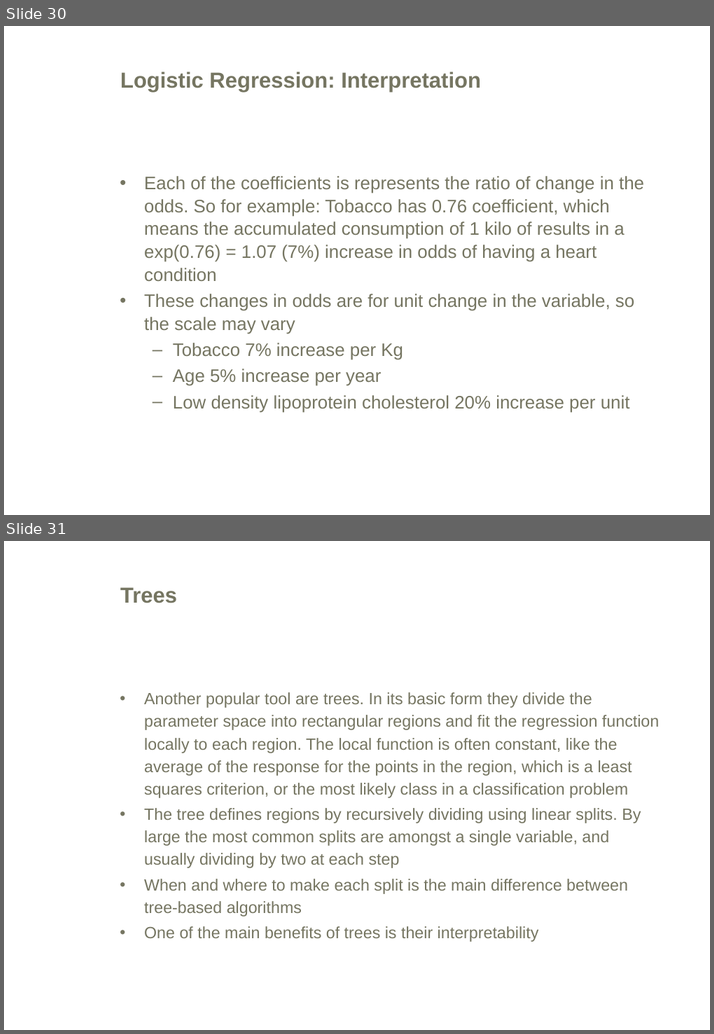
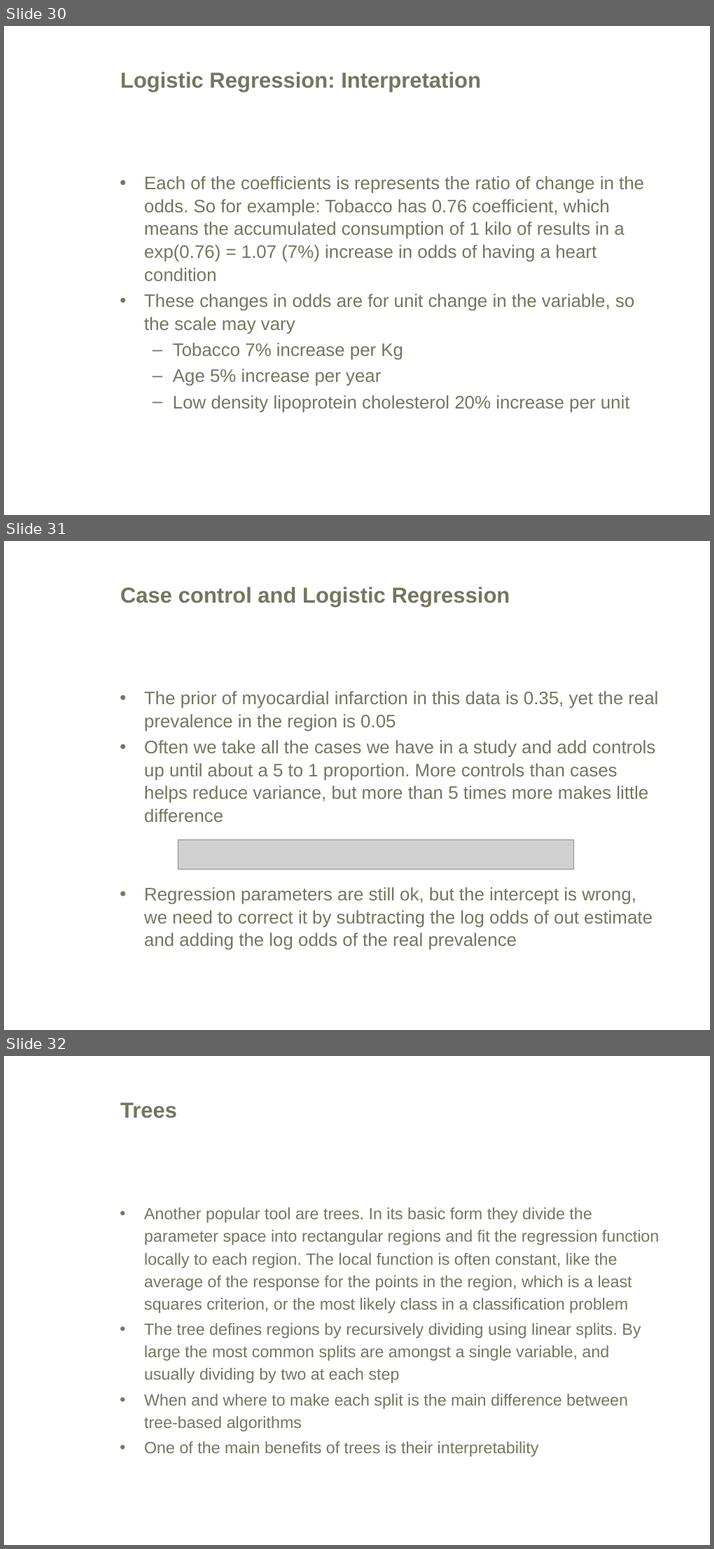
Before and after one commit to mikisvaz/DMPP, a slide deck: Classification/Classification.ppt. Shown one above the other, each under a label of ours: slides 30 and 31 before the commit, slides 30, 31 and 32 after it. The pictures are 714x1034 and 714x1549 pixels, drawn with LibreOffice and Linux fonts; fonts in the diff are those of the drawing; grey boxes stand for pictures; background and template pictures are left out. Boxes give left, top, right and bottom in pixels: in the first picture for what was removed or moved away, otherwise in the second. Text is boxed around its words. In the diff, an @@ line names an element or a change of style, - is before the commit and + after.

```diff
--- a/Classification/Classification.ppt
+++ b/Classification/Classification.ppt
@@ slide 31 added at (x1=4, y1=541, x2=710, y2=1030), background #FFFFFF @@
@@ title added at (x1=120, y1=587, x2=510, y2=607), 24 pt, text #757561, bold @@
+Case control and Logistic Regression
@@ text added at (x1=144, y1=691, x2=658, y2=950), 20 pt, text #757561 @@
+• The prior of myocardial infarction in this data is 0.35, yet the real prevalence in the region is 0.05
+• Often we take all the cases we have in a study and add controls up until about a 5 to 1 proportion. More controls than cases helps reduce variance, but more than 5 times more makes little difference
+• Regression parameters are still ok, but the intercept is wrong, we need to correct it by subtracting the log odds of out estimate and adding the log odds of the real prevalence
@@ picture added at (x1=178, y1=839, x2=574, y2=869) @@
@@ page number added at (x1=584, y1=1000, x2=671, y2=1021), 15 pt, text #FFFFFF @@
+31
@@ what was slide 31 is now slide 32 @@
```
Also in this commit, not shown: 1 other file.
